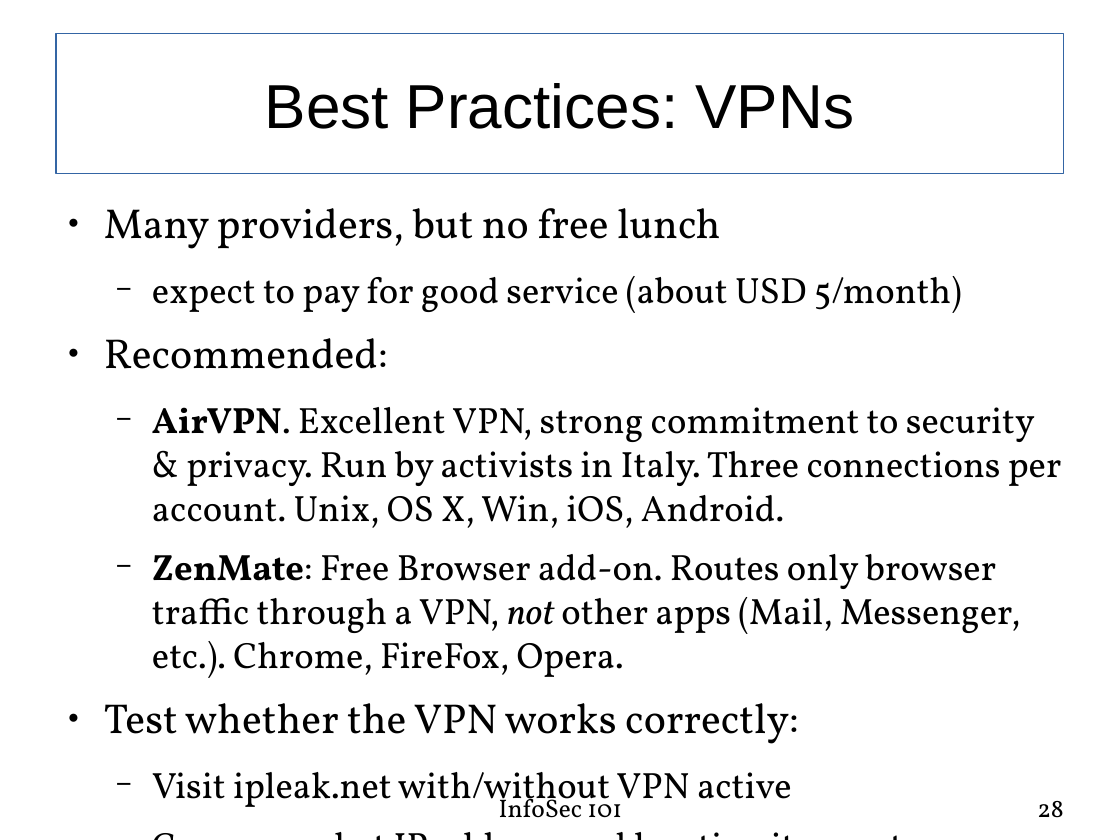
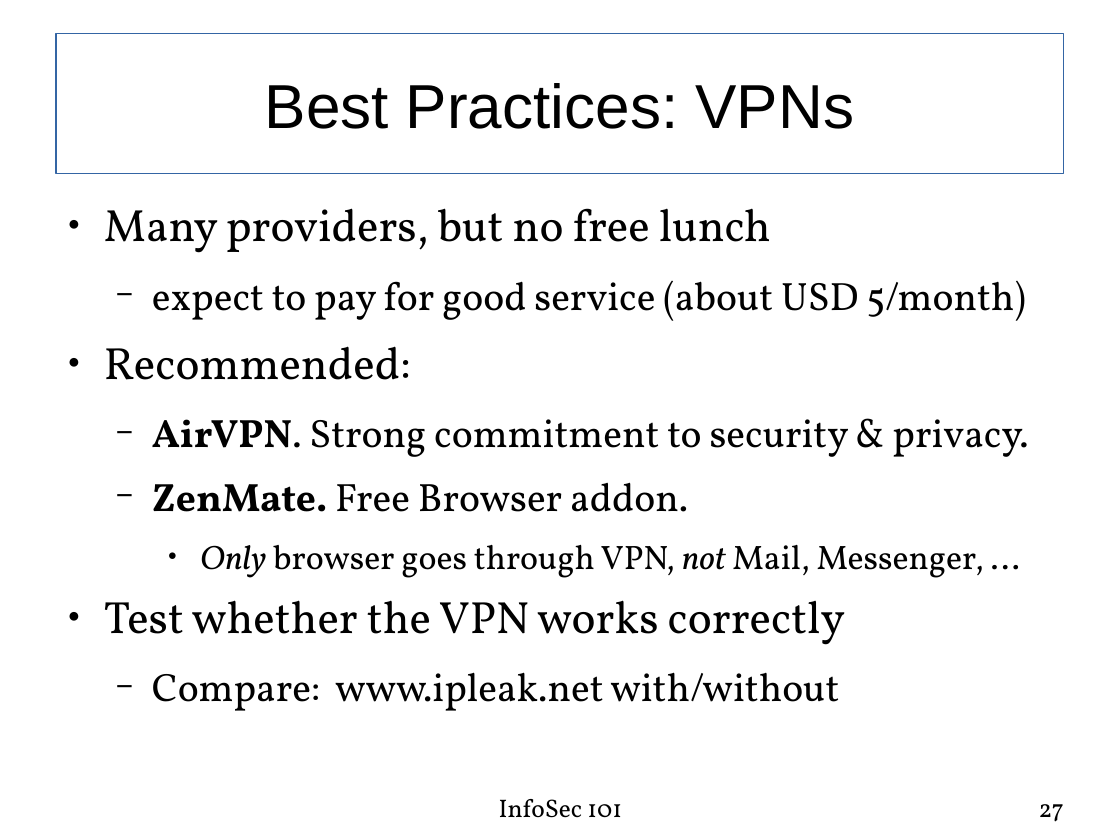
Before and after one commit to fabianlischka/InfoSec101, a slide deck: slide 27 of InfoSec101-Presentation-FCC-2015-02-26.odp (slide 28 before the commit). Drawn at 1120x840 pixels with LibreOffice and Linux fonts; fonts in the diff are those of the drawing. Boxes give left, top, right and bottom in pixels: in the first picture for what was removed or moved away, otherwise in the second. Text is boxed around its words. In the diff, an @@ line names an element or a change of style, - is before the commit and + after.

```diff
--- a/InfoSec101-Presentation-FCC-2015-02-26.odp
+++ b/InfoSec101-Presentation-FCC-2015-02-26.odp
@@ text at bbox=[104, 208, 1026, 380]: size 29.6 to 32 pt in "Many providers, but no free lunch", "Recommended:"; size 25.9 to 28 pt in "expect to pay for good service (about ..." @@
@@ text at bbox=[104, 419, 1028, 711]: text changed; size 25.9 to 28 pt @@
-  − AirVPN. Excellent VPN, strong commitment to security & privacy. Run by activists in Italy. Three connections per account. Unix, OS X, Win, iOS, Android.
-  − ZenMate: Free Browser add-on. Routes only browser traffic through a VPN, not other apps (Mail, Messenger, etc.). Chrome, FireFox, Opera.
-● Test whether the VPN works correctly:
-  − Visit ipleak.net with/without VPN active
-  − Compare what IP address and location it reports
+  − AirVPN. Strong commitment to security & privacy.
+  − ZenMate. Free Browser addon.
+    ● Only browser goes through VPN, not Mail, Messenger, ...
+● Test whether the VPN works correctly
+  − Compare: www.ipleak.net with/without
@@ page number at bbox=[1039, 804, 1064, 822]: text changed @@
-28
+27
```
Also in this commit, not shown: 12 other slides changed, 1 slide removed.
